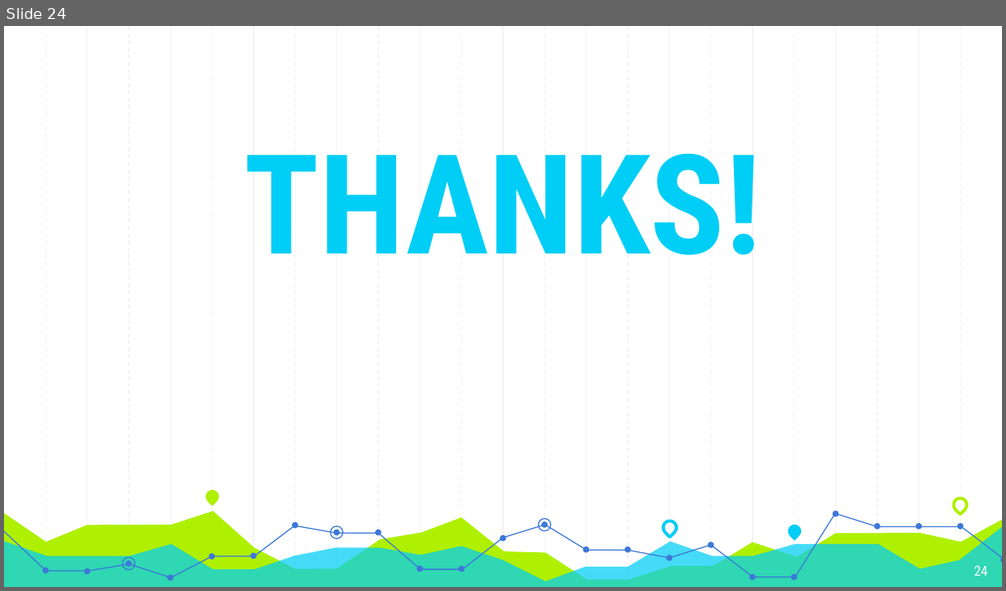
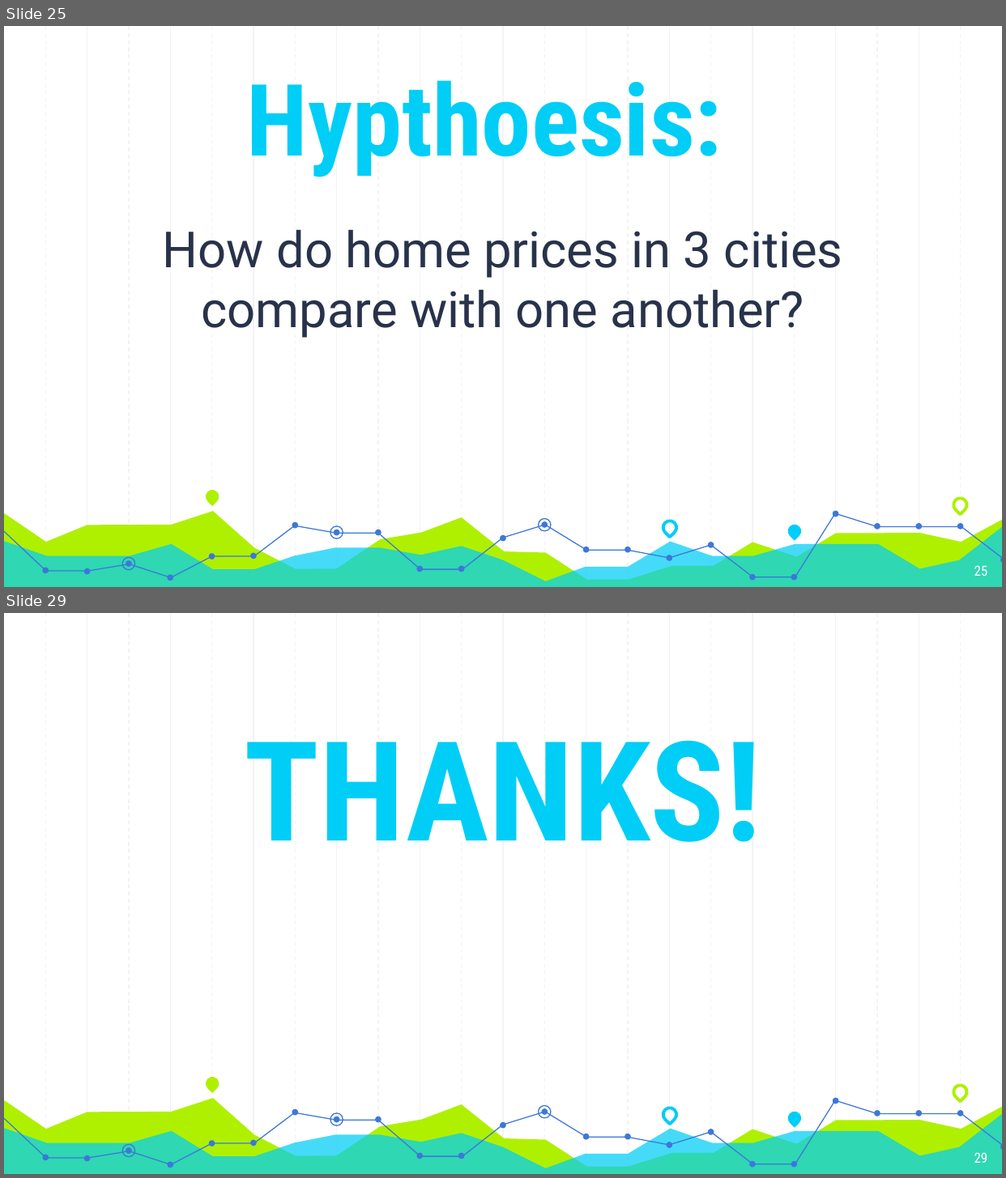
Before and after one commit to GT-Project1-A1/AirBNB, a slide deck: Project1_FinalPresentation.pptx. Shown one above the other, each under a label of ours: slide 24 before the commit, slides 25 and 29 after it; the slides between them are not shown. The pictures are 1006x591 and 1006x1178 pixels, drawn with LibreOffice and Linux fonts; fonts in the diff are those of the drawing. Boxes give left, top, right and bottom in pixels: in the first picture for what was removed or moved away, otherwise in the second. Text is boxed around its words. In the diff, an @@ line names an element or a change of style, - is before the commit and + after.

```diff
--- a/Project1_FinalPresentation.pptx
+++ b/Project1_FinalPresentation.pptx
@@ slide 25 added at box(4, 26, 1002, 587), background #FFFFFF; not listed: 59 template elements that a slide beside it also shows @@
@@ title added at box(247, 80, 722, 177), 72 pt, text #00CEF6, bold @@
+Hypthoesis:
@@ subtitle added at box(163, 229, 843, 338), 36 pt, text #28324A @@
+How do home prices in 3 cities compare with one another?
@@ page number added at box(974, 565, 988, 576), 10 pt, text #FFFFFF @@
+25
@@ what was slide 24 is now slide 29 @@
@@ page number at box(974, 1152, 988, 1163): text changed @@
-24
+29
```
Also in this commit, not shown: 6 slides changed, 4 other slides added, 1 slide removed.
